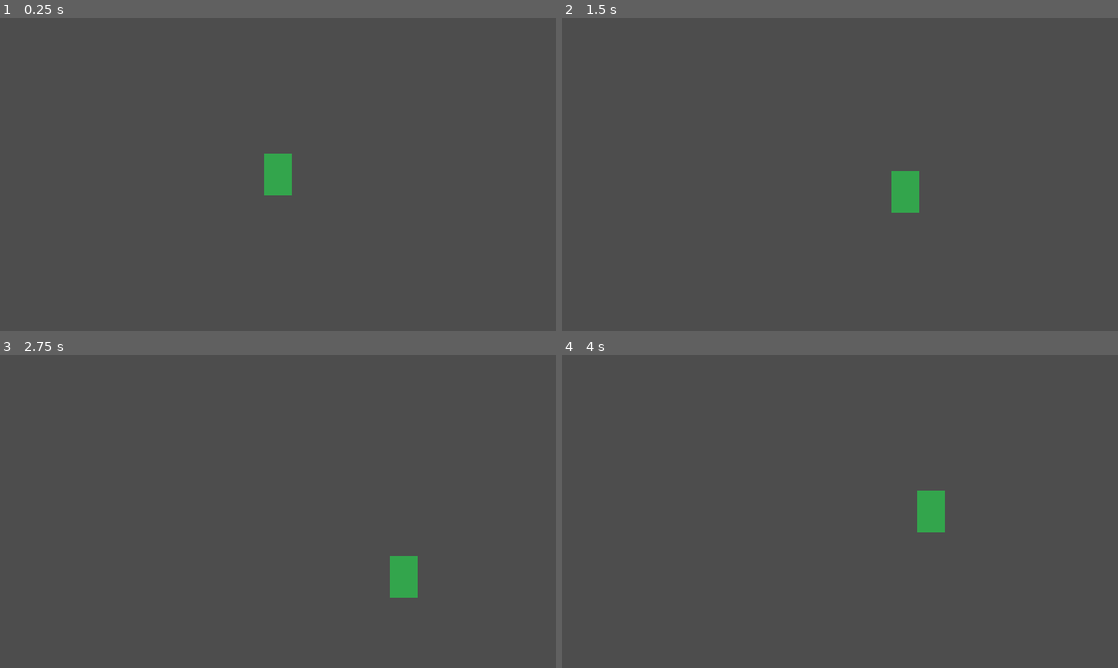
Above: before the commit, frames 1-4 (two rows, left to right).
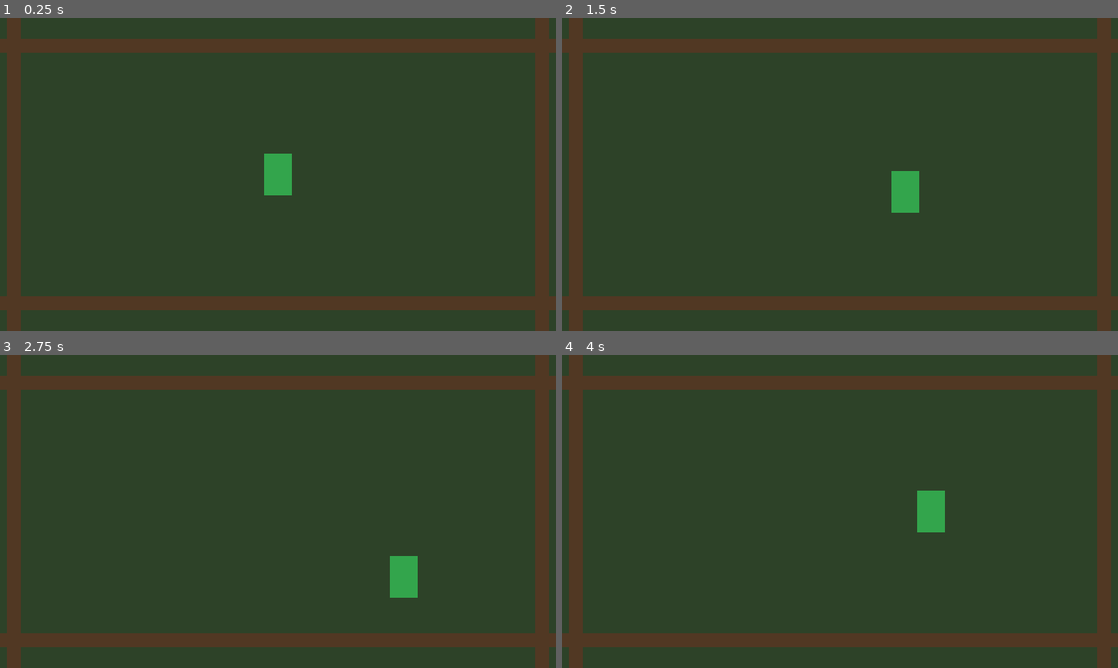
Above: after the commit, the same moments.

Repository: stasar14-rgb/Harvest-Dream
Game: Godot game, scene res://scenes/main.tscn
Same seed, same stepped clock (60 frames per second), same inputs: the game is played once before the commit and once after it.
Inputs:
- Up to frame 1 (0.25 s): no input
- Up to frame 2 (1.5 s): tap Enter at 0.5 s; hold D (move_right) 0.53-1.28 s; hold S (move_down) from 1.28 s (still down)
- Up to frame 3 (2.75 s): release S (move_down) at 2.03 s; hold D (move_right) from 2.03 s (still down)
- Up to frame 4 (4 s): release D (move_right) at 2.78 s; hold W (move_up) 2.78-3.53 s; hold A (move_left) from 3.53 s (still down)

The runs differ from the first frame. In frame 1, 99% of the frame differs, in the area x 0-100%, y 0-100%; in frame 2, 99%; in frame 3, 99%; in frame 4, 99%.

Commit message:
Füge Testareal vor dem Player ein

Diff:
--- a/scenes/main.tscn
+++ b/scenes/main.tscn
@@ -1,8 +1,11 @@
-[gd_scene format=3 uid="uid://clwhp0f2cehhg"]
+[gd_scene load_steps=3 format=3]
 
-[ext_resource type="PackedScene" path="res://scenes/player/player.tscn" id="1_player"]
+[ext_resource type="PackedScene" path="res://scenes/test_area.tscn" id="1_test_area"]
+[ext_resource type="PackedScene" path="res://scenes/player/player.tscn" id="2_player"]
 
-[node name="Main" type="Node" unique_id=1060793224]
+[node name="Main" type="Node"]
 
-[node name="Player" parent="." unique_id=31301156 instance=ExtResource("1_player")]
+[node name="TestArea" parent="." instance=ExtResource("1_test_area")]
+
+[node name="Player" parent="." instance=ExtResource("2_player")]
 position = Vector2(320, 180)
